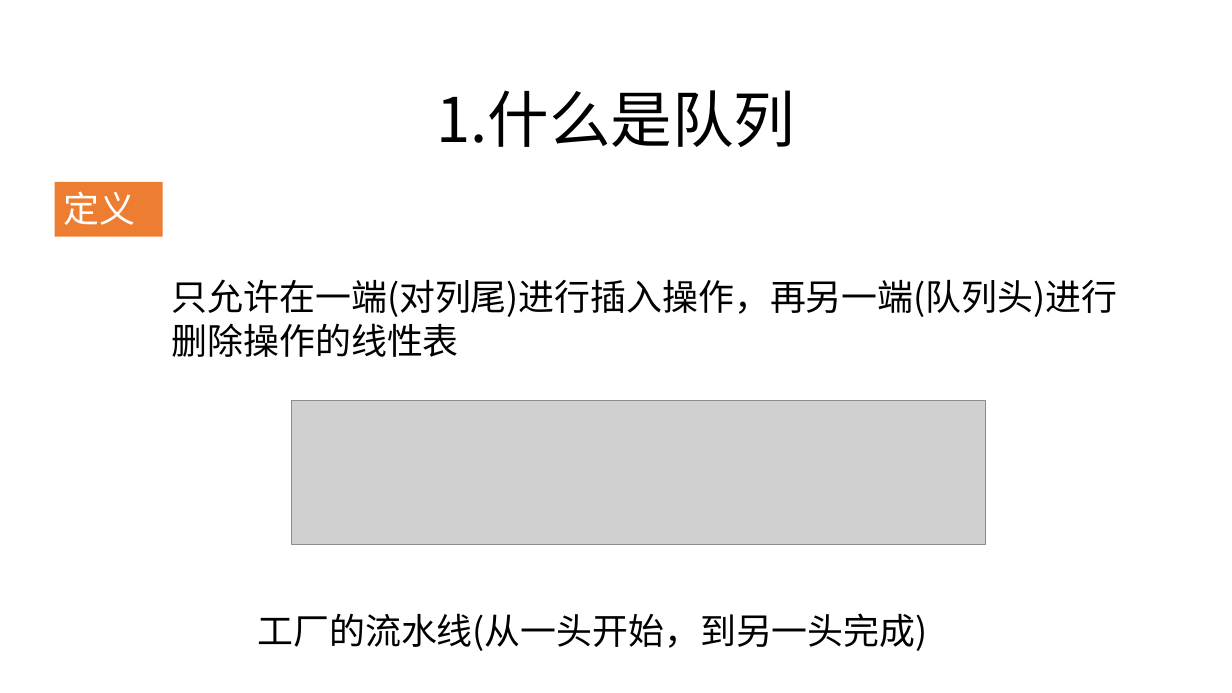
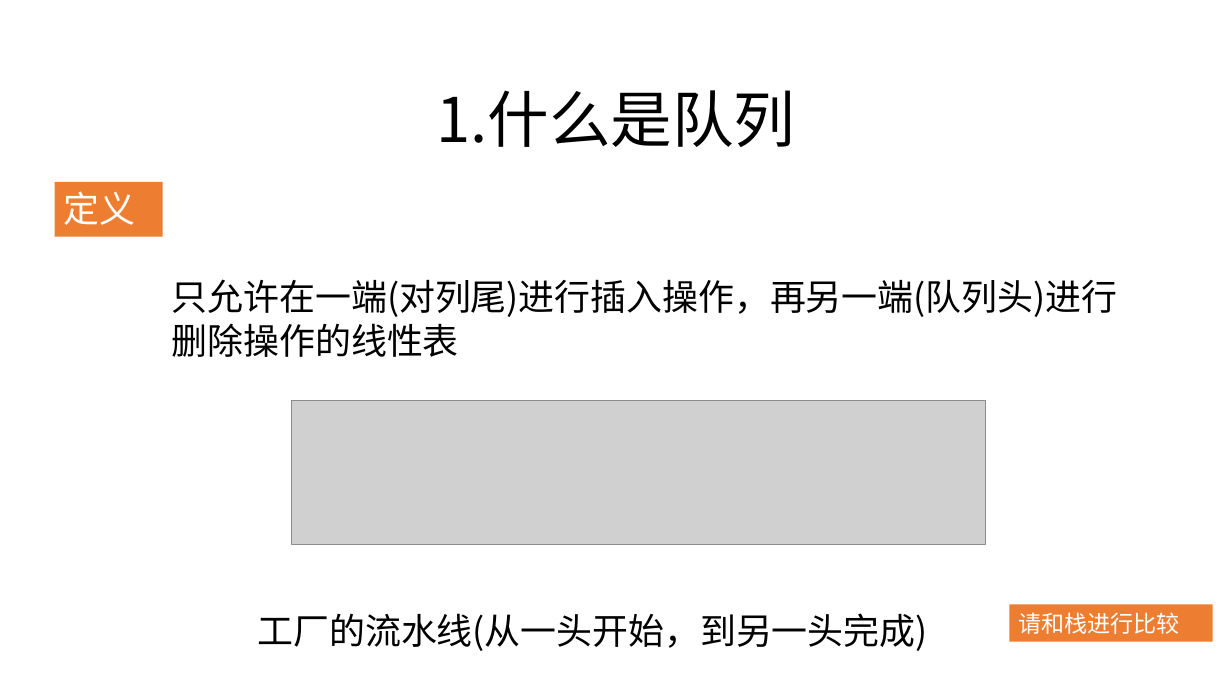
Before and after one commit to zjyesir/hmc_data_structure, a slide deck: slide 3 of ppt/3.2 队列.pptx. Drawn at 1232x693 pixels with LibreOffice and Linux fonts; fonts in the diff are those of the drawing; grey boxes stand for pictures; background and template pictures are left out. Boxes give left, top, right and bottom in pixels: in the first picture for what was removed or moved away, otherwise in the second. Text is boxed around its words. In the diff, an @@ line names an element or a change of style, - is before the commit and + after.

```diff
--- a/ppt/3.2 队列.pptx
+++ b/ppt/3.2 队列.pptx
@@ rectangle added at (x1=1009, y1=604, x2=1213, y2=641), fill #ED7D31, 18 pt, text #FFFFFF @@
+请和栈进行比较
```
Also in this commit, not shown: 9 other files.
